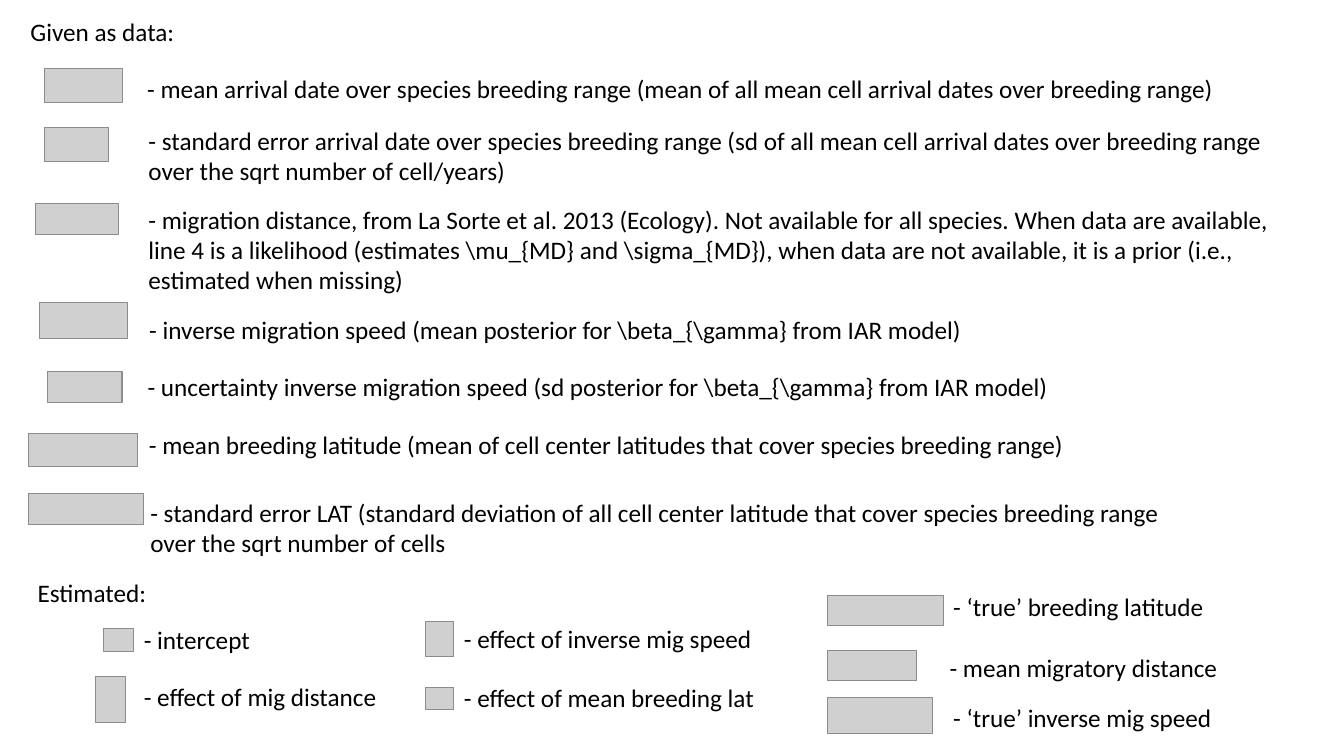
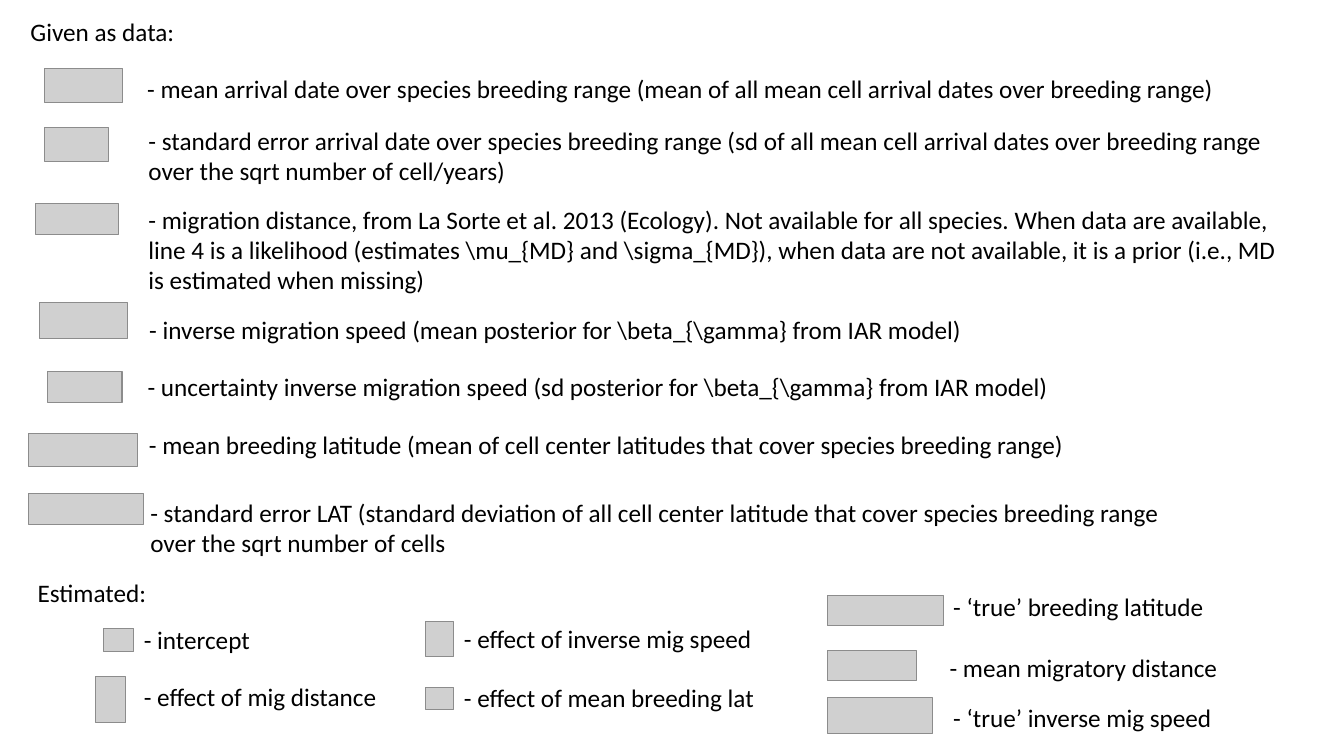
Before and after one commit to phenomismatch/Bird_Phenology, a slide deck: slide 2 of Scripts/eBird_Nestwatch/AOS/arr_dis_sp_lat.pptx. Drawn at 1344x756 pixels with LibreOffice and Linux fonts; fonts in the diff are those of the drawing; grey boxes stand for pictures. Boxes give left, top, right and bottom in pixels: in the first picture for what was removed or moved away, otherwise in the second. Text is boxed around its words. In the diff, an @@ line names an element or a change of style, - is before the commit and + after.

Commit message:
update ppt

```diff
--- a/Scripts/eBird_Nestwatch/AOS/arr_dis_sp_lat.pptx
+++ b/Scripts/eBird_Nestwatch/AOS/arr_dis_sp_lat.pptx
@@ text at box(148, 210, 1275, 294): text changed @@
-- migration distance, from La Sorte et al. 2013 (Ecology). Not available for all species. When data are available, line 4 is a likelihood (estimates \mu_{MD} and \sigma_{MD}), when data are not available, it is a prior (i.e., estimated when missing)
+- migration distance, from La Sorte et al. 2013 (Ecology). Not available for all species. When data are available, line 4 is a likelihood (estimates \mu_{MD} and \sigma_{MD}), when data are not available, it is a prior (i.e., MD is estimated when missing)
```
